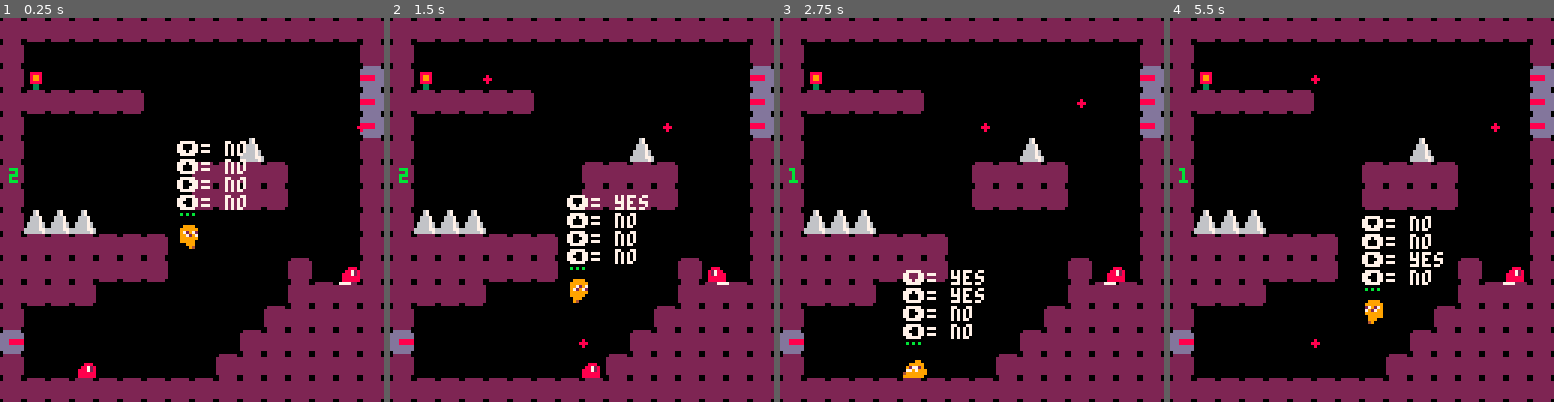
Above: before the commit, frames 1-4 (left to right).
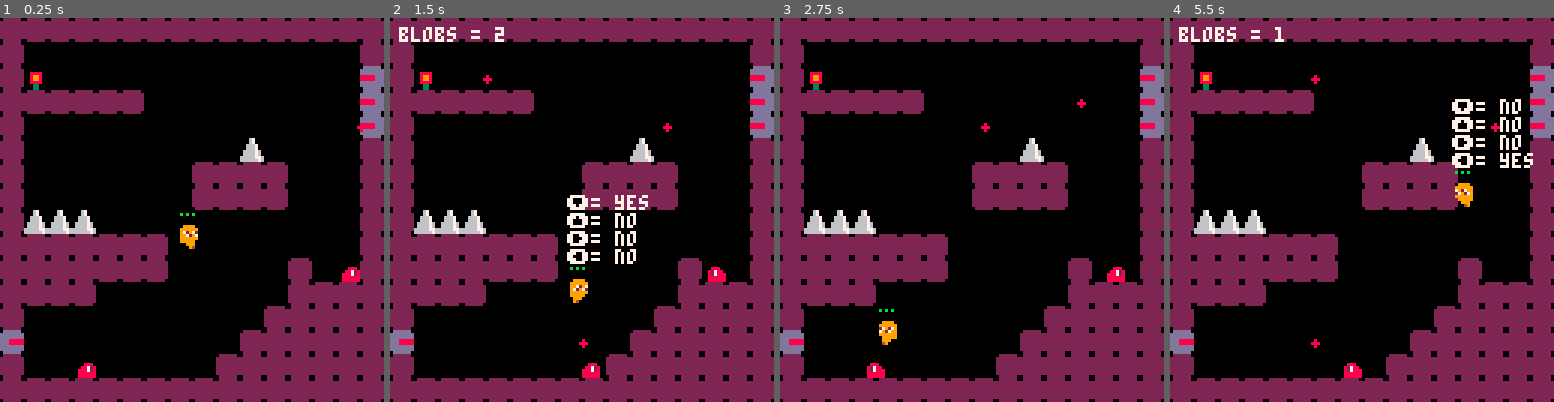
Above: after the commit, the same moments.

Repository: miglitopictures/blobson
Game: PICO-8 cartridge src/blobson.p8
The game is run twice, just before and just after one commit, with the same random seed, the same clock (stepped at 60 frames per second) and the same inputs.
Inputs:
- Up to frame 1 (0.25 s): no input
- Up to frame 2 (1.5 s): tap O (Z key) at 0.33, 0.7, 1.43 s; tap X (X key) at 1.07 s
- Up to frame 3 (2.75 s): hold Left 1.97-2.37 s; tap X (X key) at 2.07, 2.4, 2.73 s; tap O (Z key) at 2.22 s
- Up to frame 4 (5.5 s): hold Right 2.87-3.53 s; tap X (X key) every 0.33 s from 3.07 to 5.4 s; tap O (Z key) at 3.1, 3.98, 4.87 s; hold Up 3.58-4.08 s; hold Right 4.13-4.53 s; hold Left from 5.13 s (still down)

The runs differ from the first frame. In frame 1, 1.3% of the frame differs, in the area x 2-92%, y 32-70%; in frame 2, 0.5%; in frame 3, 2.1%; in frame 4, 3.8%, in the area x 2-95%, y 2-94%.

Commit message:
refactor player code

Diff:
--- a/src/blobson.p8
+++ b/src/blobson.p8
@@ -6,6 +6,7 @@
 
 #include utils/math.lua
 #include utils/timers.lua
+#include utils/camera.lua
 #include utils/collisions.lua
 #include entities/player.lua
 #include entities/enemies.lua
--- a/src/entities/player.lua
+++ b/src/entities/player.lua
@@ -1,5 +1,5 @@
-function player_init()
-	p={
+function init_player()
+	p = {
         alive=true,
         lives=3,
         mortal=true,
@@ -22,9 +22,17 @@
         sliding=false,
         landed=false
     }
-end
-
-function player_update()
+
+	-- debug info
+	---------test----------
+    collide_l="no"
+    collide_r="no"
+    collide_u="no"
+    collide_d="no"
+    -----------------------
+end
+
+function update_player()
 	--physics
 	p.dy=p.dy+gravity
 	p.dx=p.dx*friction
@@ -92,7 +100,6 @@
 			//	p.dx=p.dx+p.boost
 				p.landed=false
 				sfx(00)
-				dbg="spike damage down"
 
 			end
 
@@ -118,9 +125,9 @@
 				p.dx=0
 				--------test----------
 				collide_l="yes"
-				else collide_l="no"
 				----------------------
 			end
+			collide_r="no"
 			if collide_map(p,"left",7) and p.mortal then
 				p.lives-=1
 				p.mortal=false
@@ -130,7 +137,6 @@
 				p.landed=false
 				sfx(00)
 
-				dbg="spike damage left"
 
 			end
 
@@ -142,9 +148,10 @@
 				p.dx=0
 				--------test----------
 				collide_r="yes"
-				else collide_r="no"
 				----------------------
 			end
+
+			collide_l="no"
 
 			if collide_map(p,"right",7) and p.mortal then
 				p.lives-=1
@@ -156,7 +163,6 @@
 
 				sfx(00)
 
-				dbg="spike damage right"
 
 			end
 		end
@@ -187,7 +193,6 @@
      set_event(5,function() del(blobs, b) end)
 
      sfx(7)
-     dbg="killed blob"
     else
      -- damage logic
      p.lives -= 1
@@ -196,7 +201,6 @@
      p.dy = -p.boost
      p.dx = (p.x < b.x) and -2 or 2 -- knockback
      sfx(0)
-     dbg="blob damage"
     end
    end
 		end
@@ -218,7 +222,6 @@
 		   p.dx =  b.dx *2
 		   del(bullets,b)
 		   sfx(0)
-		   dbg="blob damage"
    end
 		end
 
@@ -248,7 +251,7 @@
 
 end
 
-function player_animate()
+function animate_player()
 	if not p.alive then
 		p.sp=10
 	elseif p.jumping then
@@ -279,3 +282,14 @@
 		end
 	end
 end
+
+function draw_player()
+	-- player sprite
+	spr(p.sp, p.x, p.y, 1, 1, p.flp)
+
+	-- player lives
+	for i=1, p.lives do
+ 	    -- spr(15,i*10+p.x,p.y,1,1)
+        circfill(p.x-1+i*2+(3-p.lives),p.y-4,0,11)
+    end
+end
--- a/src/gameloop.lua
+++ b/src/gameloop.lua
@@ -1,31 +1,28 @@
 function _init()
-	reload(0x2000, 0x2000, 0x1000) -- reloads map data from the rom to ram
-    dbg="start"
-    init_timers()
-
-    player_init()
-
+    debug=false
+    debug_msg="start"
+    simple_camera=false
+    -- contants
     gravity=0.3
     friction=0.9
 
+    map_start = 0
+    map_end = 1024
+
+    -- reload map to initial state in memory
+	reload(0x2000, 0x2000, 0x1000)
+
+    init_timers()
+    init_player()
     --init enemies
     init_blobs()
     init_shooters()
 
-    --simple camera
-    cam_x=0
 
-    --map limits
-    map_start=0
-    map_end=1024
 
-    ---------test----------
-    x1r=0 x2r=0 y1r=0 y2r=0
-    collide_l="no"
-    collide_r="no"
-    collide_u="no"
-    collide_d="no"
-    -----------------------
+    init_camera()
+
+
     music(0)
 
 
@@ -33,64 +30,53 @@
 end
 
 function _update()
-	player_update()
-	player_animate()
+    -- toggle debug mode
+    if btnp(🅾️) then
+        debug = not debug
+    end
+
+    -- update all set timers
+	update_timers()
+
+    -- update and animate entites
 	update_blobs()
+	update_player()
+	animate_player()
 	animate_blob()
 	update_shooters()
 
-	--simple camera
-	-- cam_x=p.x-64+p.w/2
-
-	-- if cam_x<map_start then
-	-- 	cam_x=map_start
-	-- end
-	-- if cam_x>map_end-128 then
-	-- 	cam_x=map_end-128
-	-- end
-	-- camera(cam_x,0)
-
-	--timers
-	update_timers()
+    -- update camera
+	if simple_camera then
+        update_camera(p)
+    end
 end
 
 function _draw()
 	cls(0)
 	map(0,0)
-	spr(p. sp,     -- sprite
-					p.x, p.y, -- player pos
-					1 ,1, -- size in tiles
-					p.flp)    -- flip-x
 
-
+    -- draw entities
+	draw_player()
 	draw_blobs()
 	draw_shooters()
 
-	for i=1, p.lives do
--- 	spr(15,
--- 					i*10+p.x,p.y,
--- 					1,1)
- 	circfill(p.x-1+i*2+(3-p.lives)
- 									,p.y-4,0,11)
- end
+    -- draw restart UI
+    if not p.alive then
+        print("press ❎ to restart",cam_x+28, 30,7)
+        if btnp(❎) then
+            _init()
+        end
+    end
 
-
- if not p.alive then
- 	print("press ❎ to restart",cam_x+28, 30,7)
- 	if btnp(❎) then
- 		_init()
- 	end
-
- end
-
-print(#blobs,cam_x+3,50)
-	-------test----------
-	rect(x1r,y1r,x2r,y2r,7)
-	print("⬅️= "..collide_l,p.x,p.y-10)
-	print("➡️= "..collide_r,p.x,p.y-16)
-	print("⬆️= "..collide_u,p.x,p.y-22)
-	print("⬇️= "..collide_d,p.x,p.y-28)
-	---------------------
-
-	-- print(dbg,cam_x+5,8)
+    -- draw debug info
+    if debug then
+        color(7)
+        print('blobs = ' ..#blobs,cam_x+3,3)
+        -------test----------
+        print("⬅️= "..collide_l,p.x,p.y-10)
+        print("➡️= "..collide_r,p.x,p.y-16)
+        print("⬆️= "..collide_u,p.x,p.y-22)
+        print("⬇️= "..collide_d,p.x,p.y-28)
+        ---------------------
+    end
 end
--- /dev/null
+++ b/src/utils/camera.lua
@@ -0,0 +1,19 @@
+--simple camera
+
+function init_camera()
+    cam_x = 0
+end
+
+function update_camera(target)
+    -- target needs x and w
+
+	cam_x = target.x - 64 + target.w/2
+
+	if cam_x < map_start then
+		cam_x = map_start
+	end
+	if cam_x > map_end-128 then
+		cam_x = map_end-128
+	end
+	camera(cam_x,0)
+end
--- a/src/utils/collisions.lua
+++ b/src/utils/collisions.lua
@@ -21,11 +21,6 @@
 		x2=x+w-3 y2=y+h --
 	end
 
-	---------test----------
-	x1r=x1 y1r=y1
-	x2r=x2 y2r=y2
-	-----------------------
-
 	--pixels to tiles
 	x1=x1/8 y1=y1/8
 	x2=x2/8 y2=y2/8
